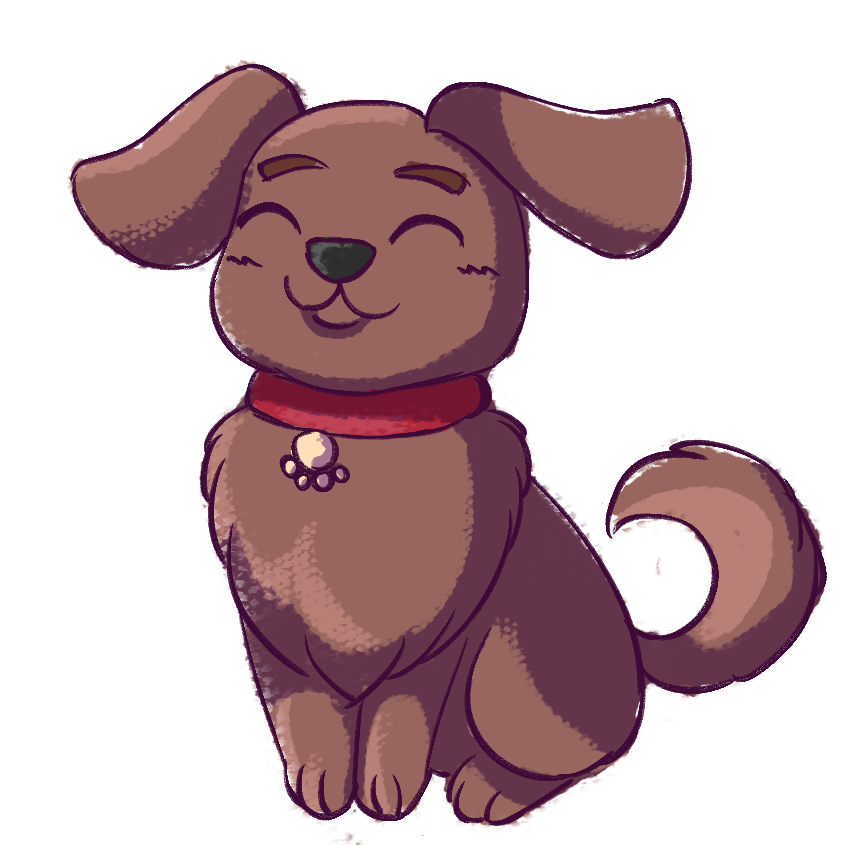
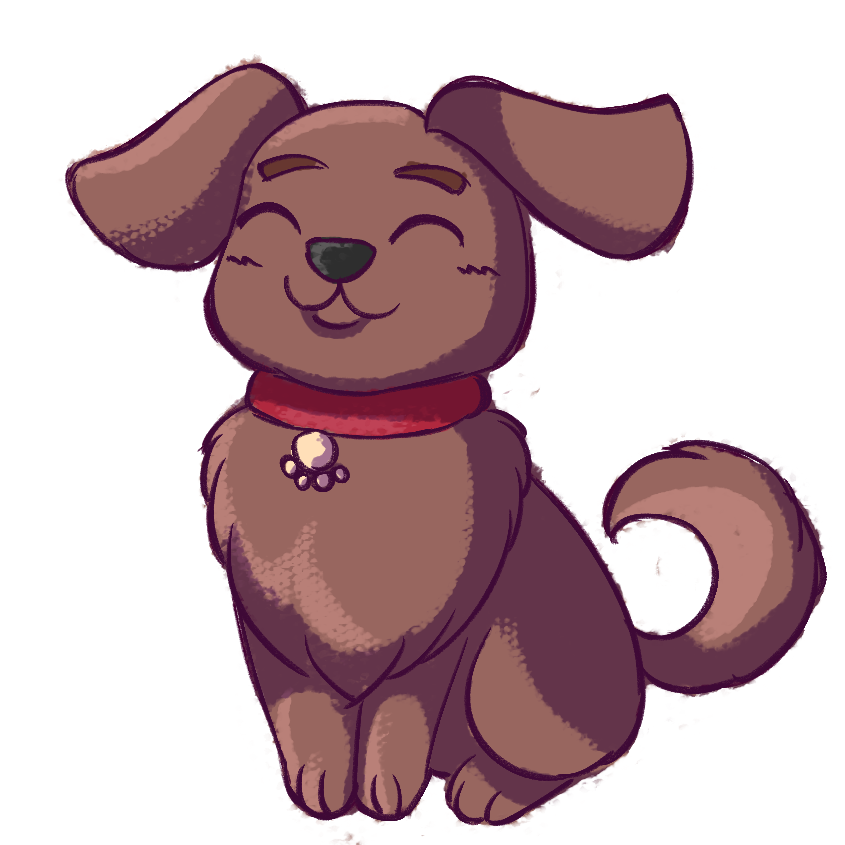
Comparing the layer stacks of the two 845px x 845px images. Changes:
showed "Group 4" over [58, 59, 818, 826]
showed "Group 3" over [64, 51, 818, 825]
